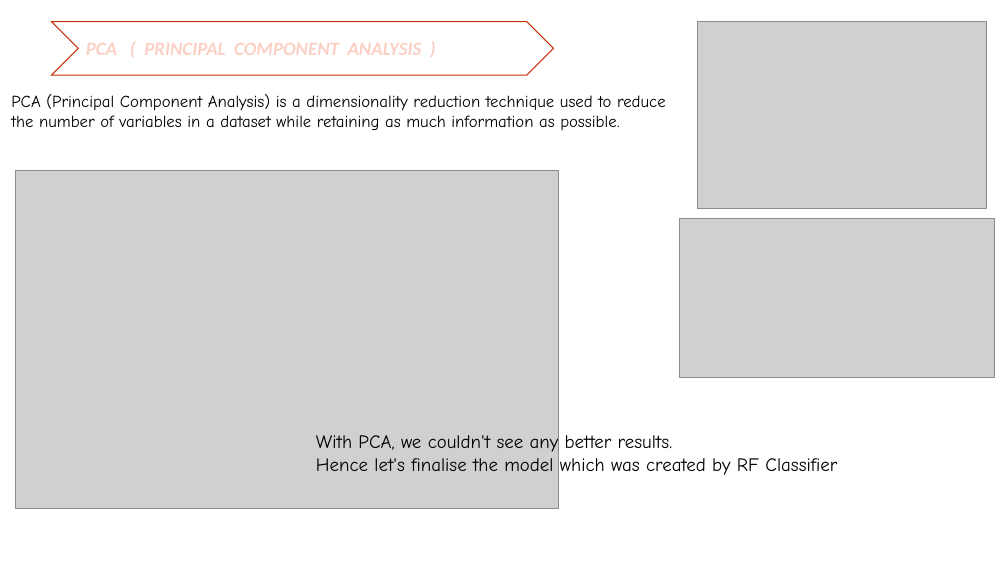
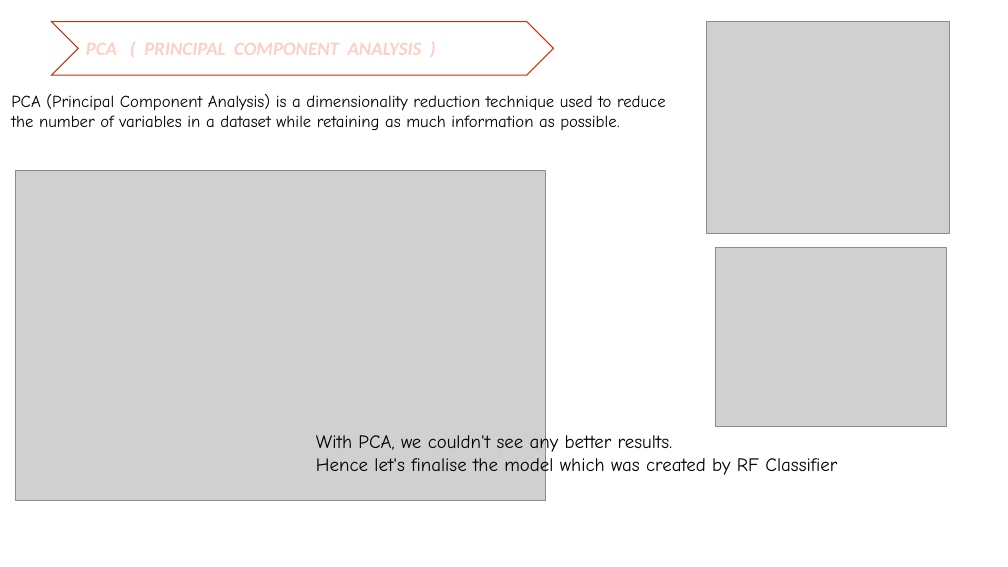
Before and after one commit to sirisha0505/TelecomCustomerChurn_Prediction, a slide deck: slide 21 of PPT - Telecom Churn.ppt (slide 20 before the commit). Drawn at 1008x567 pixels with LibreOffice and Linux fonts; fonts in the diff are those of the drawing; grey boxes stand for pictures; background and template pictures are left out. Boxes give left, top, right and bottom in pixels: in the first picture for what was removed or moved away, otherwise in the second. Text is boxed around its words. In the diff, an @@ line names an element or a change of style, - is before the commit and + after.

```diff
--- a/PPT - Telecom Churn.ppt
+++ b/PPT - Telecom Churn.ppt
@@ picture resized from (x1=698, y1=22, x2=987, y2=209) to (x1=706, y1=22, x2=949, y2=234) @@
@@ picture resized from (x1=16, y1=170, x2=559, y2=508) to (x1=16, y1=170, x2=546, y2=500) @@
@@ picture removed at (x1=680, y1=218, x2=995, y2=377) @@
@@ picture added at (x1=715, y1=247, x2=946, y2=426) @@
```
Also in this commit, not shown: 1 other slide changed, 1 slide added.
